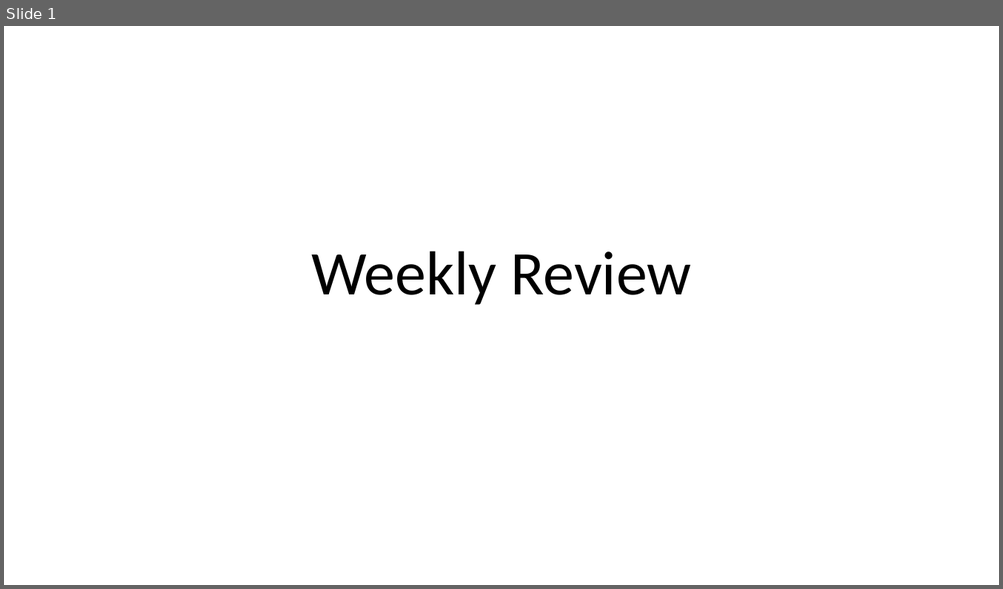
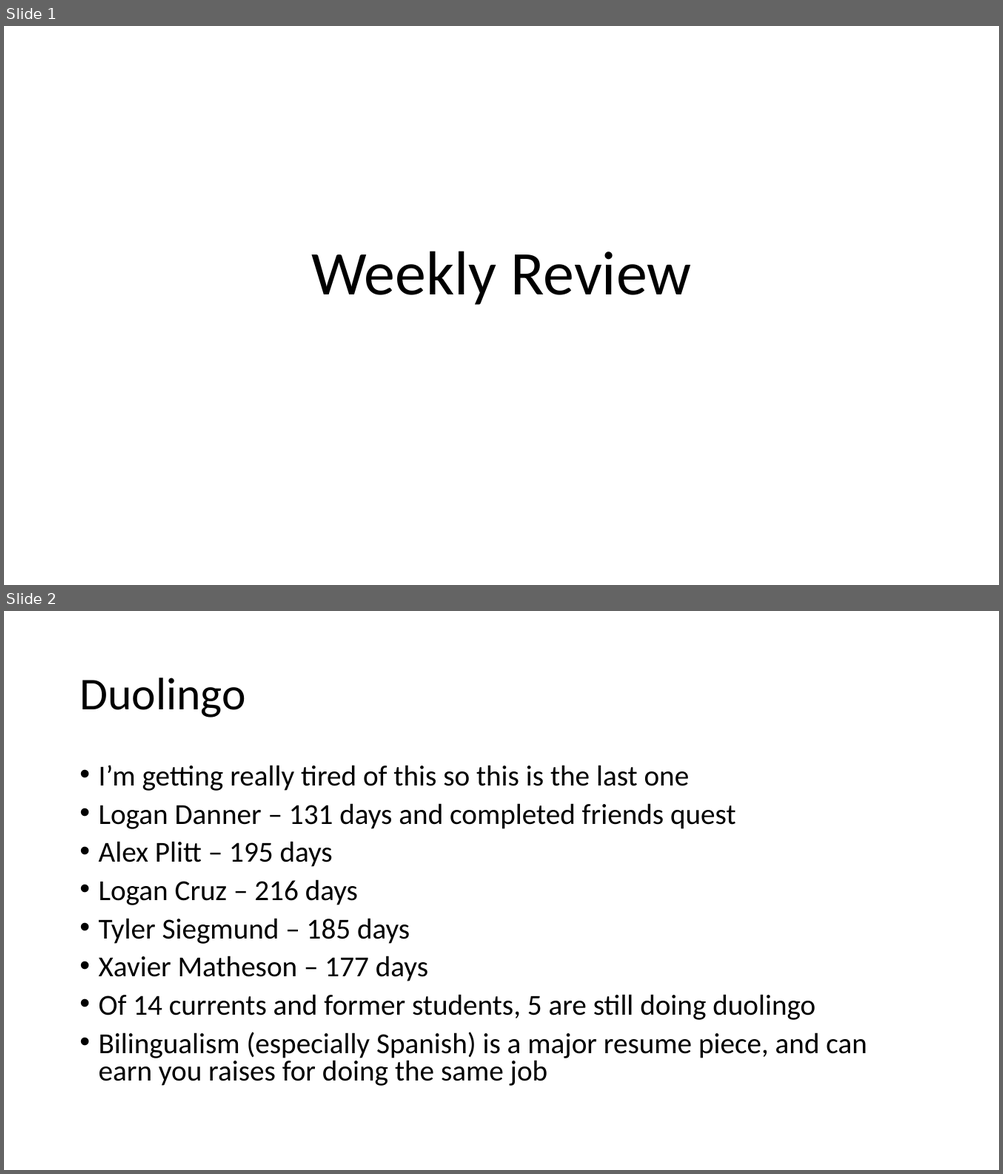
Before and after one commit to parke2023059/docpacs2223, a slide deck: docpac_32270423/Weekly Review.pptx. Shown one above the other, each under a label of ours: slide 1 before the commit, slides 1 and 2 after it. The pictures are 1003x589 and 1003x1174 pixels, drawn with LibreOffice and Linux fonts; fonts in the diff are those of the drawing. Boxes give left, top, right and bottom in pixels: in the first picture for what was removed or moved away, otherwise in the second. Text is boxed around its words. In the diff, an @@ line names an element or a change of style, - is before the commit and + after.

```diff
--- a/docpac_32270423/Weekly Review.pptx
+++ b/docpac_32270423/Weekly Review.pptx
@@ slide 2 added at (4, 611, 999, 1170), background #FFFFFF @@
@@ title added at (79, 678, 245, 718), 44 pt, text #000000 @@
+Duolingo
@@ text added at (99, 765, 867, 1086), 28 pt, text #000000 @@
+• I’m getting really tired of this so this is the last one
+• Logan Danner – 131 days and completed friends quest
+• Alex Plitt – 195 days
+• Logan Cruz – 216 days
+• Tyler Siegmund – 185 days
+• Xavier Matheson – 177 days
+• Of 14 currents and former students, 5 are still doing duolingo
+• Bilingualism (especially Spanish) is a major resume piece, and can earn you raises for doing the same job
```
Also in this commit, not shown: 2 slides changed, 2 other slides added, 2 slides removed, 3 other files.
